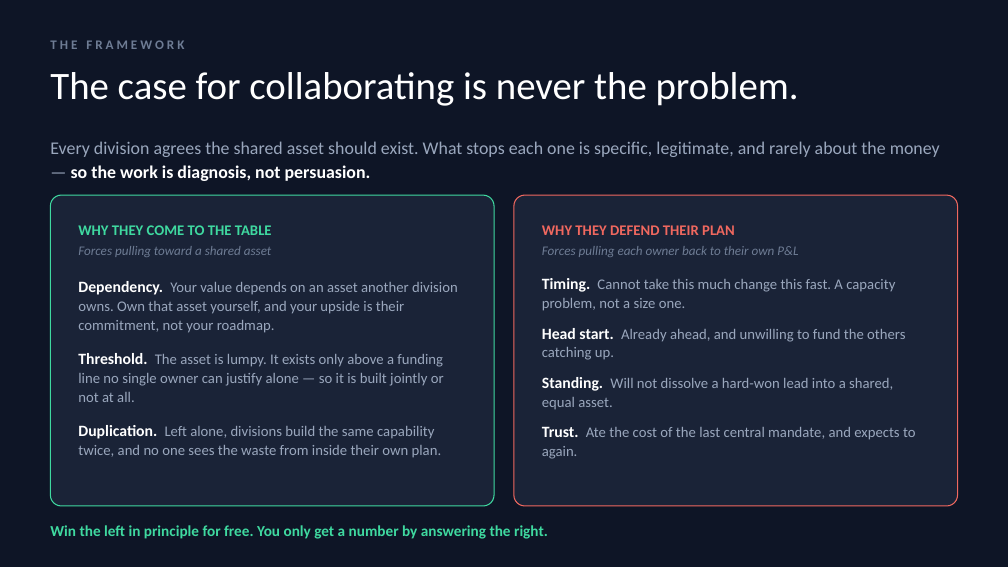
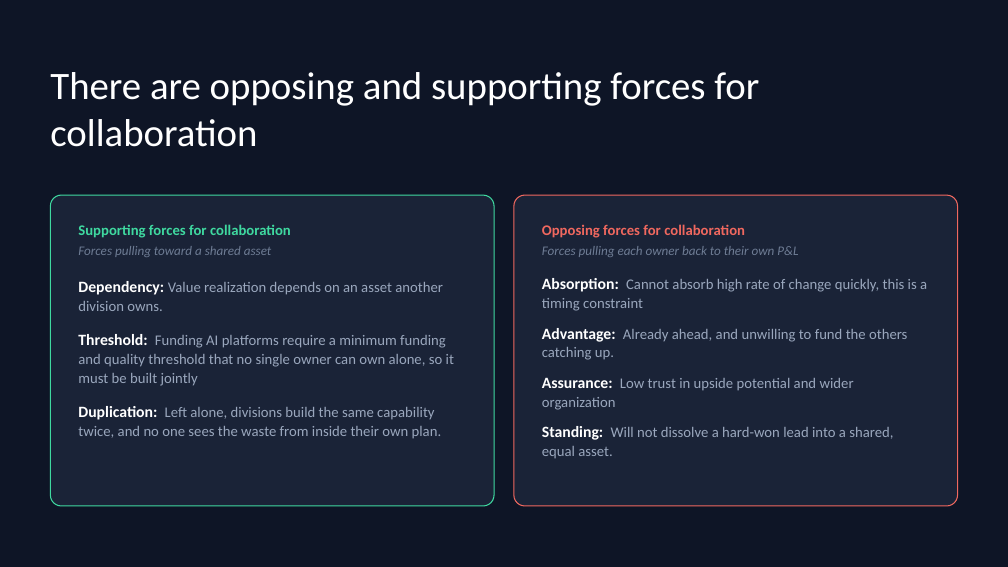
Before and after one commit to amangang3/aster-clinical-ops-simulation, a slide deck: slide 1 of framework-deck.pptx. Drawn at 1008x567 pixels with LibreOffice and Linux fonts; fonts in the diff are those of the drawing. Boxes give left, top, right and bottom in pixels: in the first picture for what was removed or moved away, otherwise in the second. Text is boxed around its words. In the diff, an @@ line names an element or a change of style, - is before the commit and + after.

```diff
--- a/framework-deck.pptx
+++ b/framework-deck.pptx
@@ text removed at (50, 40, 184, 49) @@
-T H E F R A M E W O R K
@@ text at (50, 72, 759, 147): text changed @@
-The case for collaborating is never the problem.
+There are opposing and supporting forces for collaboration
@@ text removed at (50, 141, 940, 181) @@
-Every division agrees the shared asset should exist. What stops each one is specific, legitimate, and rarely about the money — so the work is diagnosis, not persuasion.
@@ text in rounded rectangle at (78, 224, 291, 238): text changed @@
-WHY THEY COME TO THE TABLE
+Supporting forces for collaboration
@@ text in rounded rectangle at (542, 224, 745, 238): text changed @@
-WHY THEY DEFEND THEIR PLAN
+Opposing forces for collaboration
@@ text in rounded rectangle at (78, 281, 454, 438): text changed @@
-Dependency. Your value depends on an asset another division owns. Own that asset yourself, and your upside is their commitment, not your roadmap.
-Threshold. The asset is lumpy. It exists only above a funding line no single owner can justify alone — so it is built jointly or not at all.
-Duplication. Left alone, divisions build the same capability twice, and no one sees the waste from inside their own plan.
+Dependency: Value realization depends on an asset another division owns.
+Threshold: Funding AI platforms require a minimum funding and quality threshold that no single owner can own alone, so it must be built jointly
+Duplication: Left alone, divisions build the same capability twice, and no one sees the waste from inside their own plan.
@@ text in rounded rectangle at (542, 278, 927, 458): text changed @@
-Timing. Cannot take this much change this fast. A capacity problem, not a size one.
-Head start. Already ahead, and unwilling to fund the others catching up.
-Standing. Will not dissolve a hard-won lead into a shared, equal asset.
-Trust. Ate the cost of the last central mandate, and expects to again.
+Absorption: Cannot absorb high rate of change quickly, this is a timing constraint
+Advantage: Already ahead, and unwilling to fund the others catching up.
+Assurance: Low trust in upside potential and wider organization
+Standing: Will not dissolve a hard-won lead into a shared, equal asset.
@@ text removed at (50, 525, 548, 539) @@
-Win the left in principle for free. You only get a number by answering the right.
```
Also in this commit, not shown: 1 other slide changed, 12 other files.
